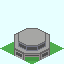
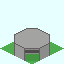
Layers edited between the first and the second 64 × 64 image:
painted on "Base_Plate_1x1.png" over [14, 28, 50, 61]
